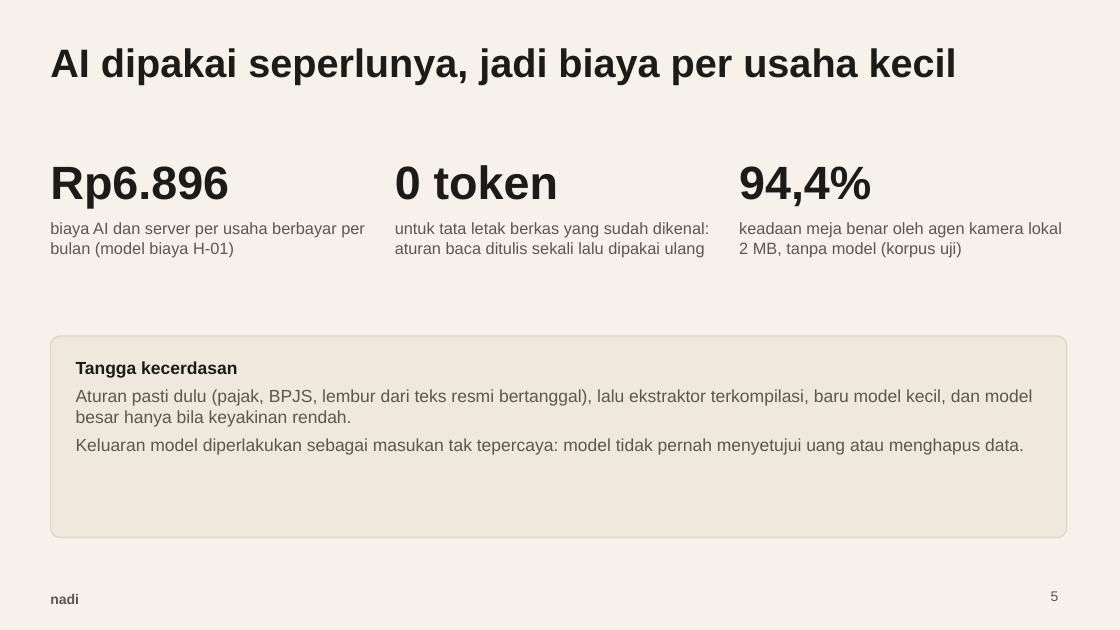
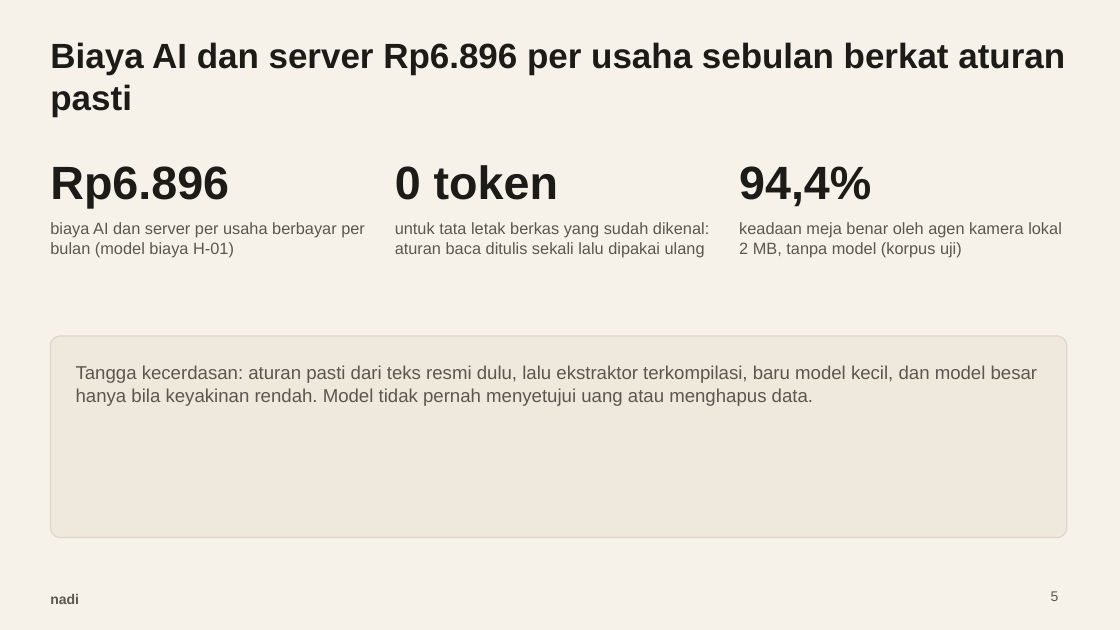
Before and after one commit to Tristan-tech-ai/nadi, a slide deck: slide 5 of docs/bisnis/pitch-deck.pptx. Drawn at 1120x630 pixels with LibreOffice and Linux fonts; fonts in the diff are those of the drawing. Boxes give left, top, right and bottom in pixels: in the first picture for what was removed or moved away, otherwise in the second. Text is boxed around its words. In the diff, an @@ line names an element or a change of style, - is before the commit and + after.

Commit message:
D-22 pitch deck assertion-evidence: judul kalimat klaim, bagan harga sebagai bukti, tanpa poin

```diff
--- a/docs/bisnis/pitch-deck.pptx
+++ b/docs/bisnis/pitch-deck.pptx
@@ title at <box>50,42,1065,117</box>: text changed; size 34 to 30 pt @@
-AI dipakai seperlunya, jadi biaya per usaha kecil
+Biaya AI dan server Rp6.896 per usaha sebulan berkat aturan pasti
@@ text at <box>76,365,1038,406</box>: text changed; size 15 to 16 pt @@
-Tangga kecerdasan
-Aturan pasti dulu (pajak, BPJS, lembur dari teks resmi bertanggal), lalu ekstraktor terkompilasi, baru model kecil, dan model besar hanya bila keyakinan rendah.
-Keluaran model diperlakukan sebagai masukan tak tepercaya: model tidak pernah menyetujui uang atau menghapus data.
+Tangga kecerdasan: aturan pasti dari teks resmi dulu, lalu ekstraktor terkompilasi, baru model kecil, dan model besar hanya bila keyakinan rendah. Model tidak pernah menyetujui uang atau menghapus data.
```
Also in this commit, not shown: 8 other slides changed, 3 other files.
